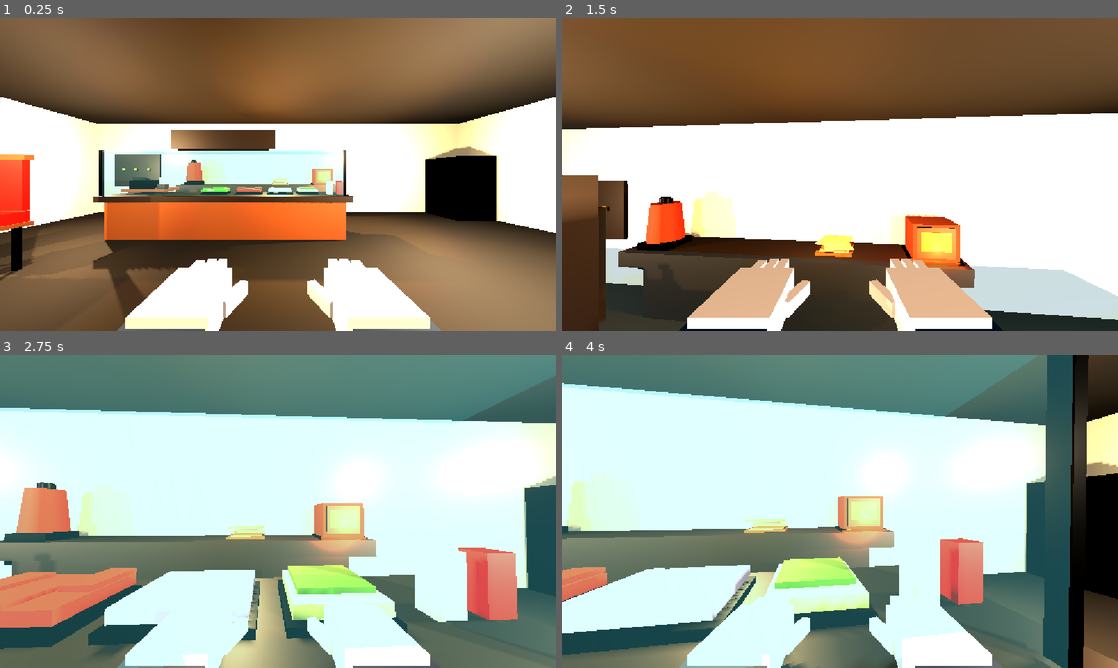
Above: before the commit, frames 1-4 (two rows, left to right).
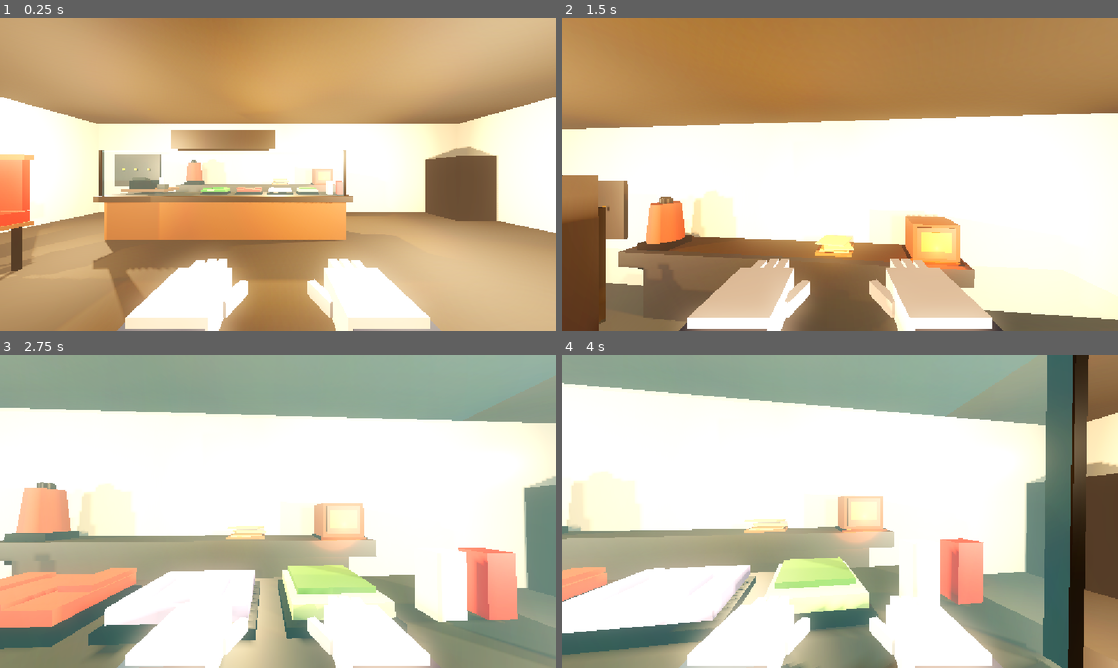
Above: after the commit, the same moments.

Repository: leon-beyleroglu/kebabcity
Game: Godot game, scene res://kebab_shop.tscn
Two runs of this game, one before a commit and one after it. Both use one fixed random seed, a clock stepped at 60 frames per second and the inputs below.
Inputs (mouse positions are in pixels of both pictures, inside the frame that each line leads up to):
- Up to frame 1 (0.25 s): no input
- Up to frame 2 (1.5 s): tap Enter at 0.5 s; move the mouse to (867, 174) at 0.52 s; hold Shift (sprint) 0.53-1.28 s; hold W (move_forward) from 0.53 s (still down); click (867, 174) at 0.67 s; tap Space (jump) at 0.77 s; move the mouse to (812, 174) at 1.27 s; tap E at 1.35 s
- Up to frame 3 (2.75 s): keep holding W (move_forward); tap Space (jump) at 1.52 s; move the mouse to (289, 505) at 2.02 s; hold Shift (sprint) from 2.03 s (still down)
- Up to frame 4 (4 s): keep holding W (move_forward); tap Space (jump) at 2.75, 3.02, 3.77 s; move the mouse to (834, 517) at 2.77 s; release Shift (sprint) at 2.78 s; tap E at 2.85 s; click (834, 517) at 2.92 s; move the mouse to (878, 514) at 3.52 s; hold Shift (sprint) from 3.53 s (still down)

The runs differ from the first frame. In frame 1, 76% of the frame differs, in the area x 0-100%, y 0-100%; in frame 2, 57%; in frame 3, 86%; in frame 4, 89%.

Commit message:
versuch 1 - gta vc buildung

Diff:
--- a/kebab_shop.tscn
+++ b/kebab_shop.tscn
@@ -8,6 +8,7 @@
 [ext_resource type="Texture2D" uid="uid://dsmjvcgs6uqdq" path="res://fb1.jpg" id="4_j7xc5"]
 [ext_resource type="Texture2D" uid="uid://nfsmfqdjew13" path="res://bjkhinten.jpg" id="5_dnwpt"]
 [ext_resource type="Texture2D" uid="uid://fvcheoqkvxim" path="res://fbhinten.jpg" id="5_h3k53"]
+[ext_resource type="PackedScene" path="res://ocean_view_hotel.tscn" id="9_6pmx1"]
 
 [sub_resource type="StandardMaterial3D" id="MatFloor"]
 albedo_color = Color(0, 0, 0, 1)
@@ -116,6 +117,14 @@
 ambient_light_color = Color(0.72, 0.68, 0.6, 1)
 ambient_light_energy = 0.72
 tonemap_mode = 2
+tonemap_exposure = 1.1
+tonemap_white = 1.05
+glow_enabled = true
+glow_intensity = 0.35
+glow_bloom = 0.2
+fog_enabled = true
+fog_light_color = Color(0.95, 0.74, 0.55, 1)
+fog_density = 0.008
 
 [sub_resource type="CapsuleShape3D" id="PlayerShape"]
 radius = 0.45
@@ -489,6 +498,7 @@
 albedo_color = Color(0.85, 0.05, 0.05, 1)
 emission_enabled = true
 emission = Color(0.85, 0.05, 0.05, 1)
+emission_energy_multiplier = 1.2
 
 [sub_resource type="StandardMaterial3D" id="MatTofasTailOrange"]
 albedo_color = Color(0.95, 0.5, 0, 1)
@@ -2398,3 +2408,6 @@
 [node name="Sprite3D - trikot hinten" type="Sprite3D" parent="Avatar Fener" unique_id=146328123]
 transform = Transform3D(0.24, 0, 0, 0, 0.15, 0, 0, 0, 5.949, -0.013628006, 1.2413557, 0.13912582)
 texture = ExtResource("5_h3k53")
+
+[node name="OceanViewHotel" parent="." unique_id=1876917207 instance=ExtResource("9_6pmx1")]
+transform = Transform3D(1, 0, 0, 0, 1, 0, 0, 0, 1, 19.837439, 0, 2.1543522)
